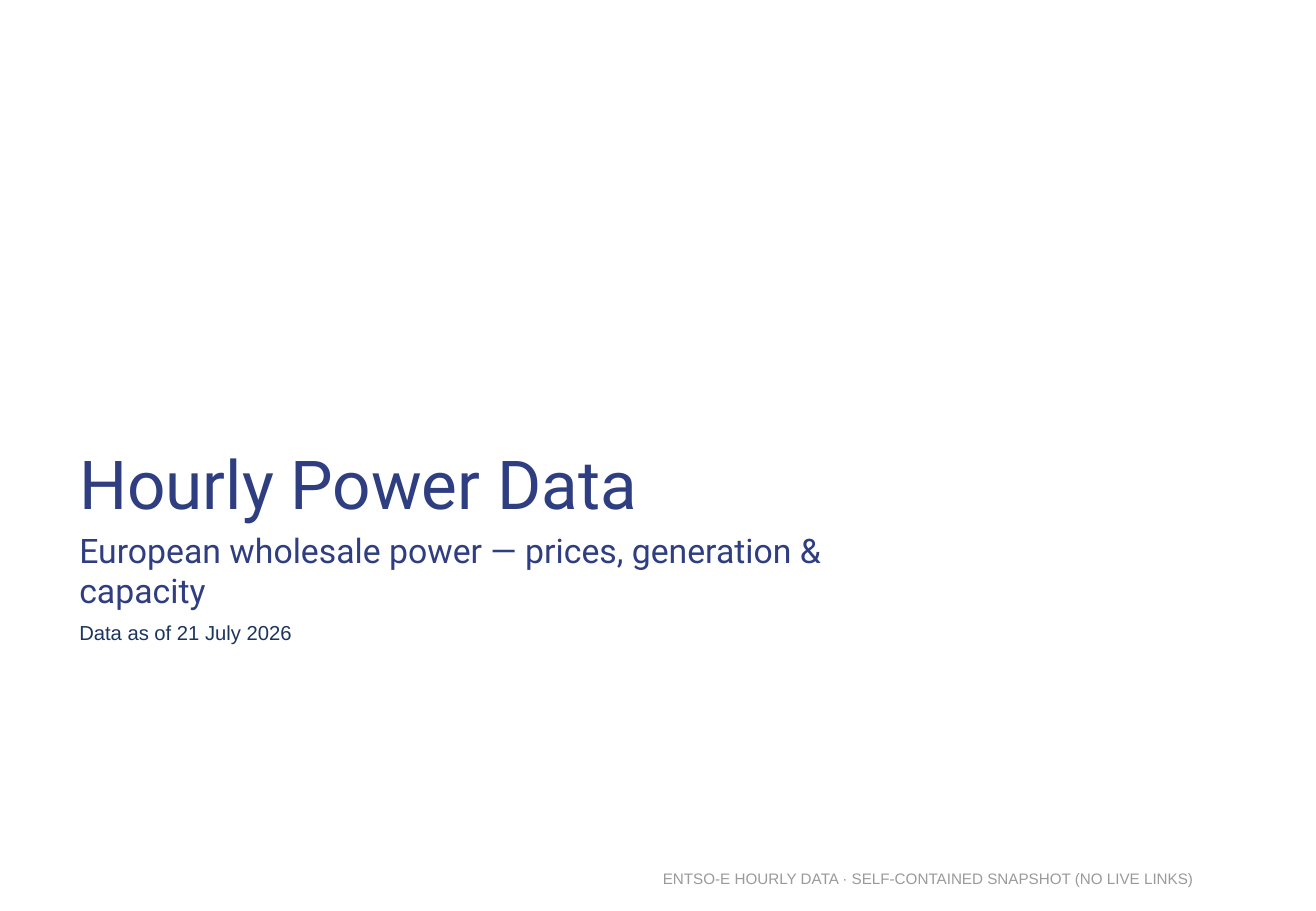
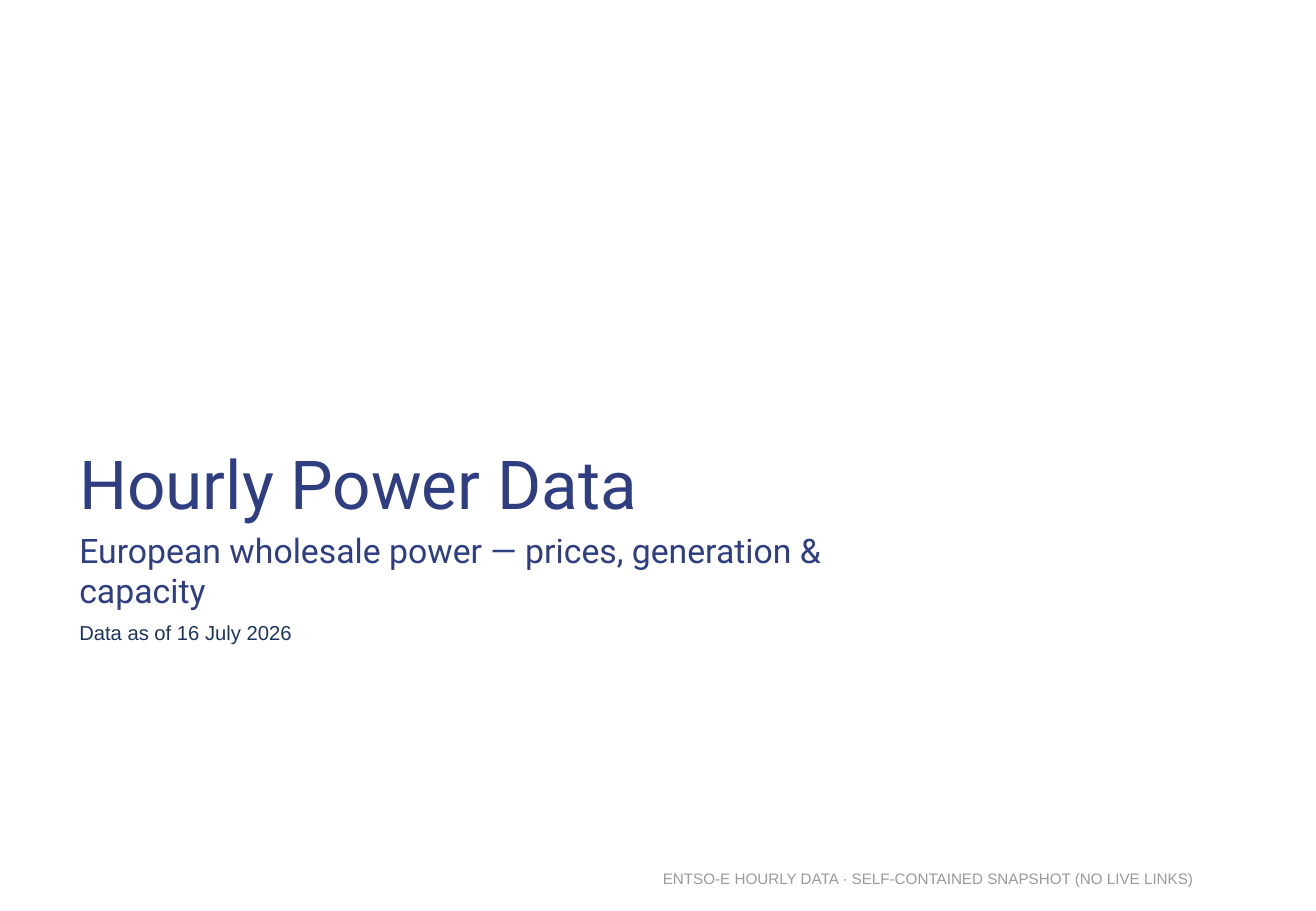
Before and after one commit to fredhill123/power-price-data, a slide deck: slide 1 of deliverables/HourlyPowerData_snapshot.pptx. Drawn at 1316x911 pixels with LibreOffice and Linux fonts; fonts in the diff are those of the drawing; background and template pictures are left out. Boxes give left, top, right and bottom in pixels: in the first picture for what was removed or moved away, otherwise in the second. Text is boxed around its words. In the diff, an @@ line names an element or a change of style, - is before the commit and + after.

```diff
--- a/deliverables/HourlyPowerData_snapshot.pptx
+++ b/deliverables/HourlyPowerData_snapshot.pptx
@@ text at <box>79,625,292,645</box>: text changed @@
-Data as of 21 July 2026
+Data as of 16 July 2026
```
Also in this commit, not shown: 8 other files.
